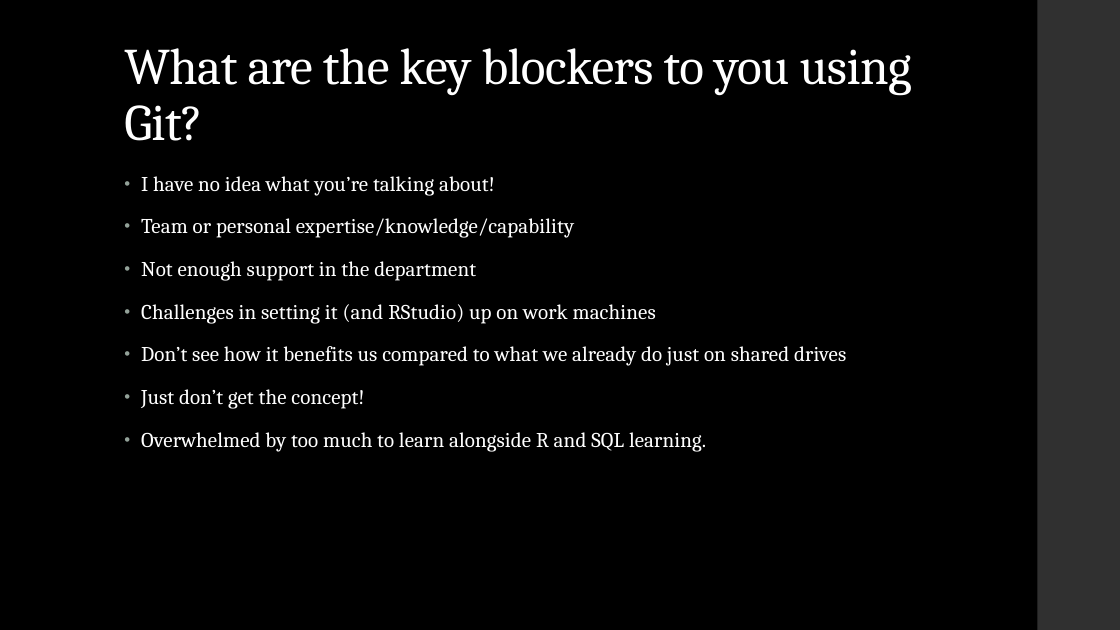
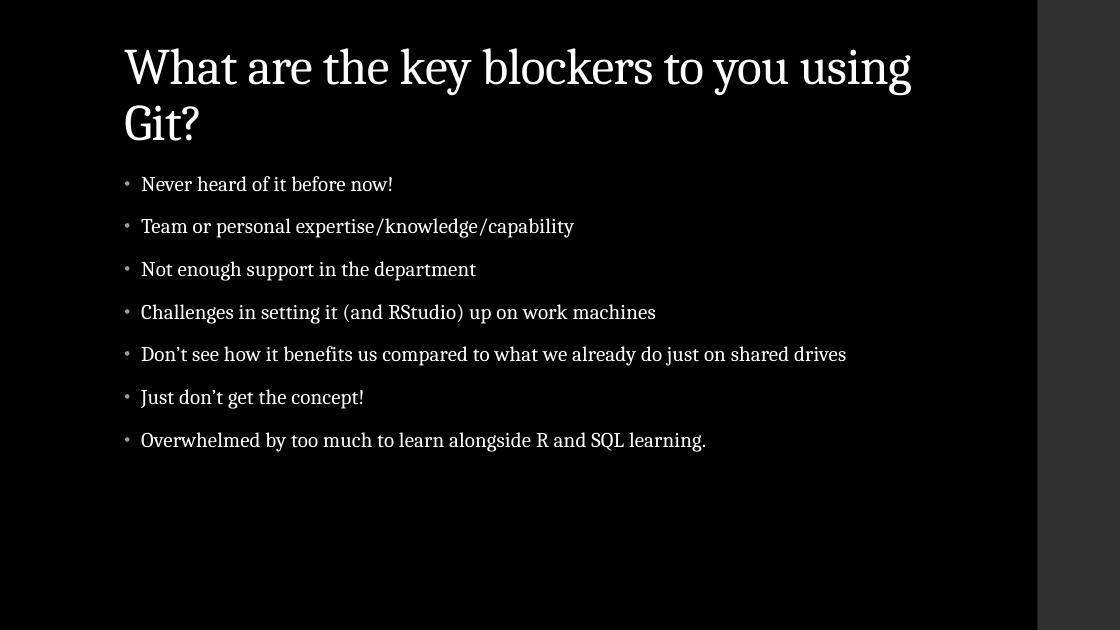
Before and after one commit to dfe-analytical-services/techskills_workshops, a slide deck: slide 6 of slides/workshopslides_quick-git.pptx (slide 4 before the commit). Drawn at 1120x630 pixels with LibreOffice and Linux fonts; fonts in the diff are those of the drawing. Boxes give left, top, right and bottom in pixels: in the first picture for what was removed or moved away, otherwise in the second. Text is boxed around its words. In the diff, an @@ line names an element or a change of style, - is before the commit and + after.

Commit message:
Rearranged quick git intro slides

```diff
--- a/slides/workshopslides_quick-git.pptx
+++ b/slides/workshopslides_quick-git.pptx
@@ text at (141, 176, 394, 192): text changed @@
-• I have no idea what you’re talking about!
+• Never heard of it before now!
```
